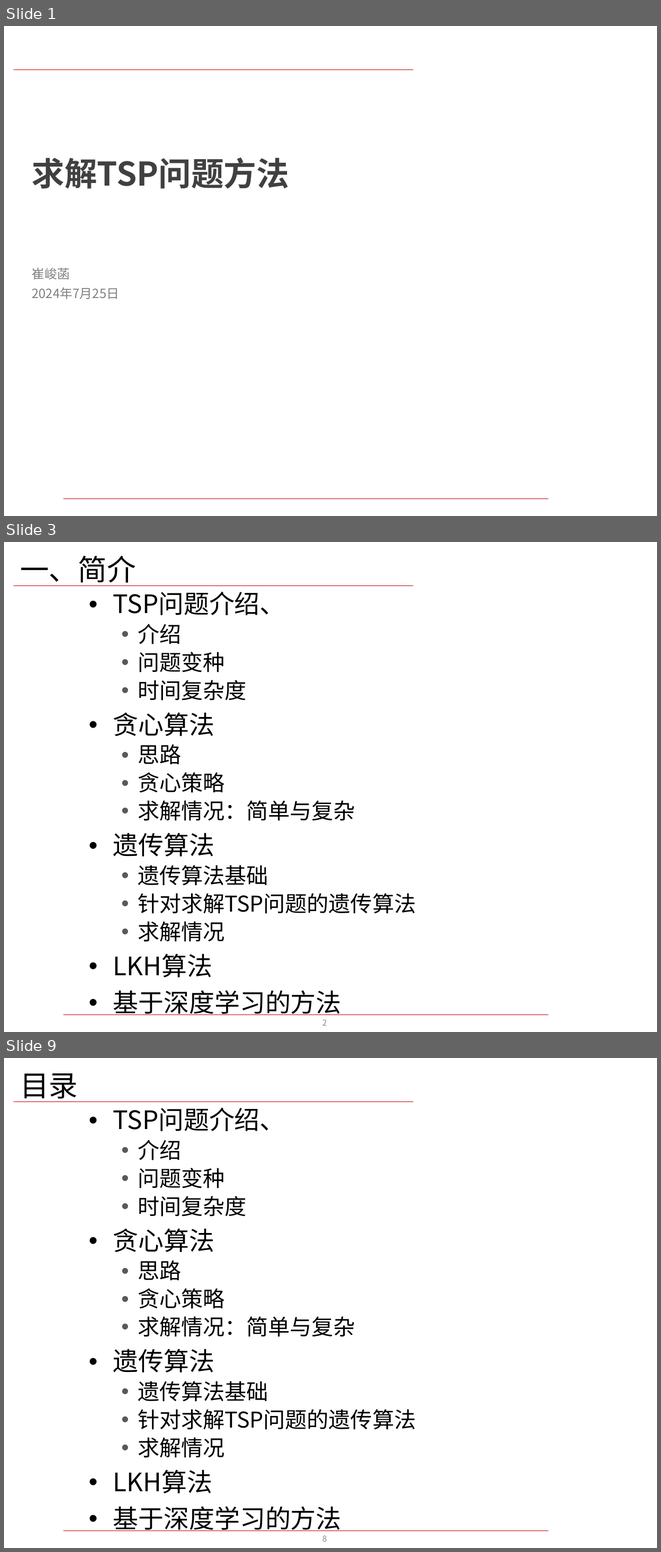
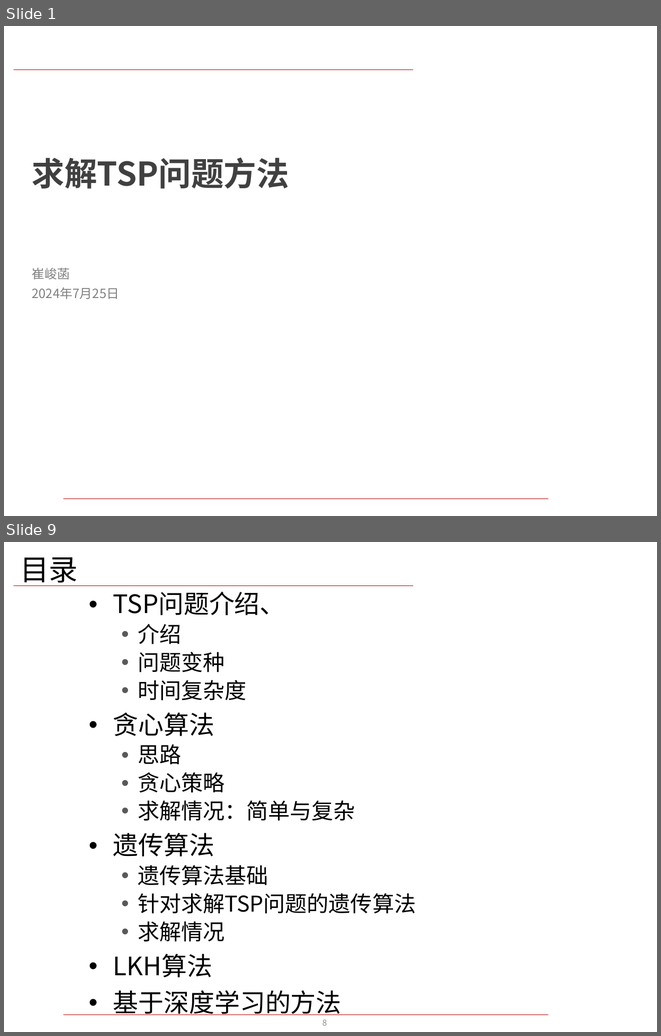
Before and after one commit to Cuijunhan/TSP, a slide deck: 转正报告 新模板 [自动保存的].pptx. Shown one above the other, each under a label of ours: slides 1, 3 and 9 before the commit, slides 1 and 9 after it; the slides between them are not shown. The pictures are 661x1552 and 661x1036 pixels, drawn with LibreOffice and Linux fonts; fonts in the diff are those of the drawing; background and template pictures are left out. Boxes give left, top, right and bottom in pixels: in the first picture for what was removed or moved away, otherwise in the second. Text is boxed around its words. In the diff, an @@ line names an element or a change of style, - is before the commit and + after.

```diff
--- a/转正报告 新模板 [自动保存的].pptx
+++ b/转正报告 新模板 [自动保存的].pptx
@@ slide 3 removed at <box>4,542,657,1032</box>, background #FFFFFF; not listed: 2 template elements that a slide beside it also shows @@
@@ title removed at <box>20,556,136,586</box> @@
-一、简介
@@ text removed at <box>113,591,416,1015</box> @@
-• TSP问题介绍、
-  • 介绍
-  • 问题变种
-  • 时间复杂度
-• 贪心算法
-  • 思路
-  • 贪心策略
-  • 求解情况：简单与复杂
-• 遗传算法
-  • 遗传算法基础
-  • 针对求解TSP问题的遗传算法
-  • 求解情况
-• LKH算法
-• 基于深度学习的方法
@@ page number removed at <box>323,1019,327,1025</box> @@
-2
```
Also in this commit, not shown: 5 slides changed, 2 slides added, 1 other slide removed.
